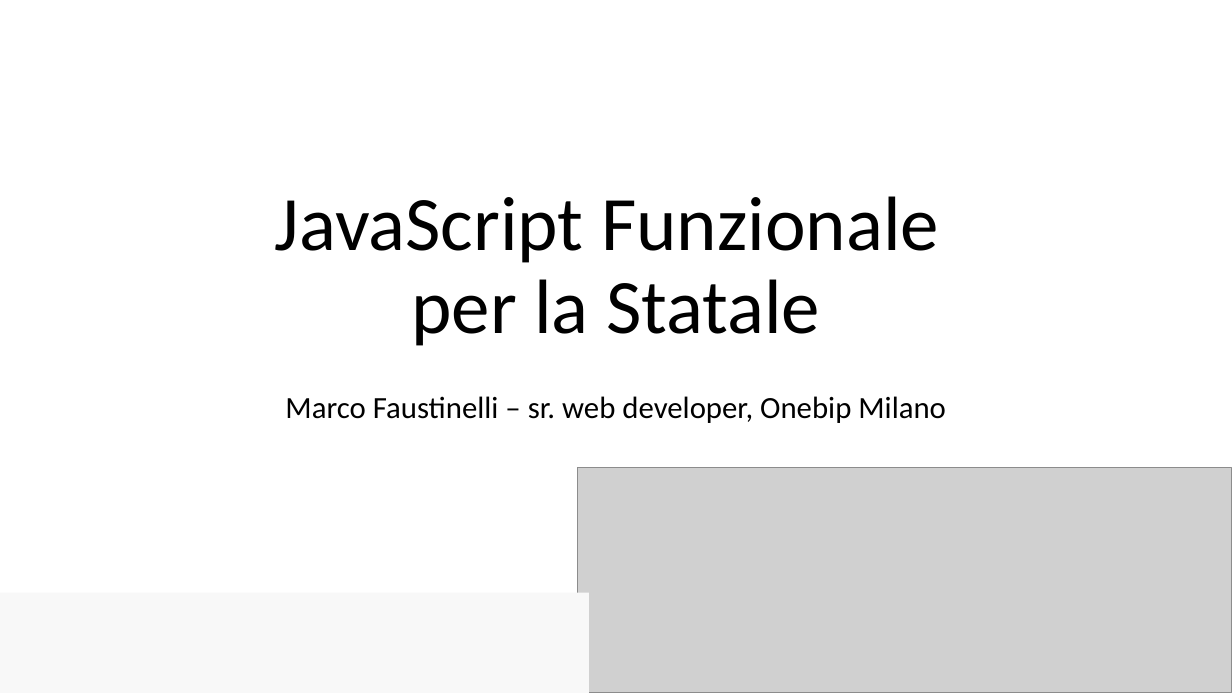
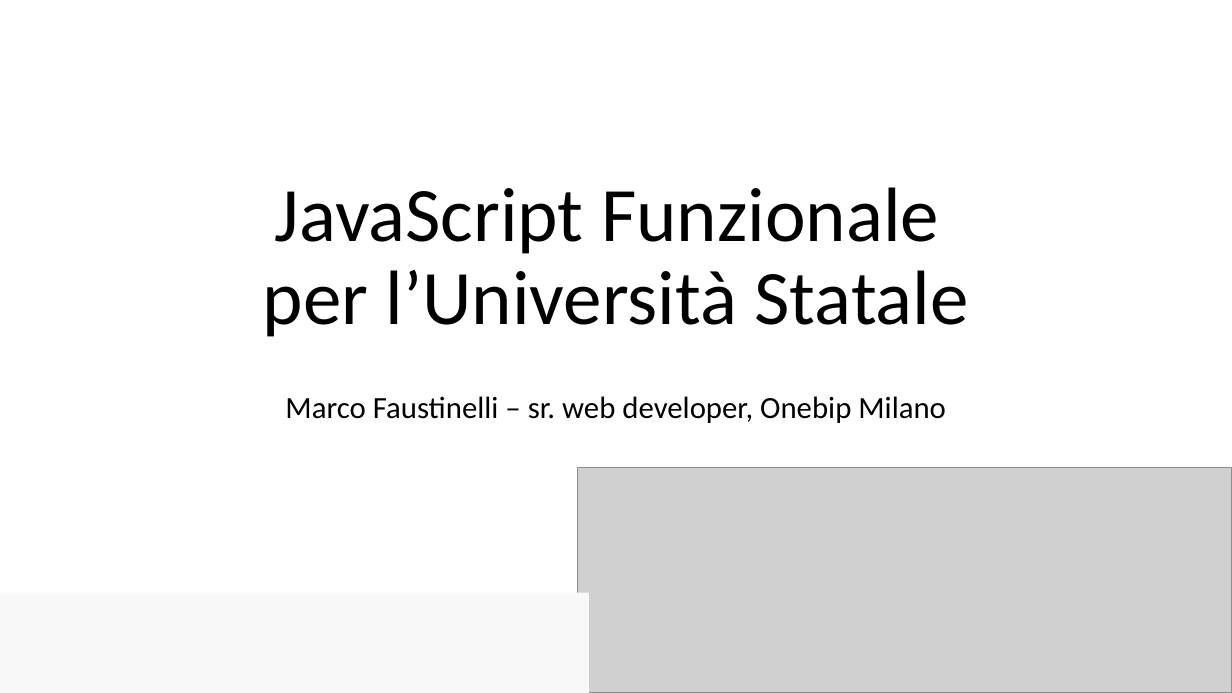
Before and after one commit to Muzietto/funzionale-alla-statale, a slide deck: slide 1 of funzionale-alla-statale.ppt. Drawn at 1232x693 pixels with LibreOffice and Linux fonts; fonts in the diff are those of the drawing; grey boxes stand for pictures. Boxes give left, top, right and bottom in pixels: in the first picture for what was removed or moved away, otherwise in the second. Text is boxed around its words. In the diff, an @@ line names an element or a change of style, - is before the commit and + after.

```diff
--- a/funzionale-alla-statale.ppt
+++ b/funzionale-alla-statale.ppt
@@ title at (x1=263, y1=187, x2=969, y2=337): text changed @@
-JavaScript Funzionale
-per la Statale
+JavaScript Funzionale
+per l’Università Statale
```
Also in this commit, not shown: 6 other slides changed, 1 slide added, 1 slide removed, 5 other files.
